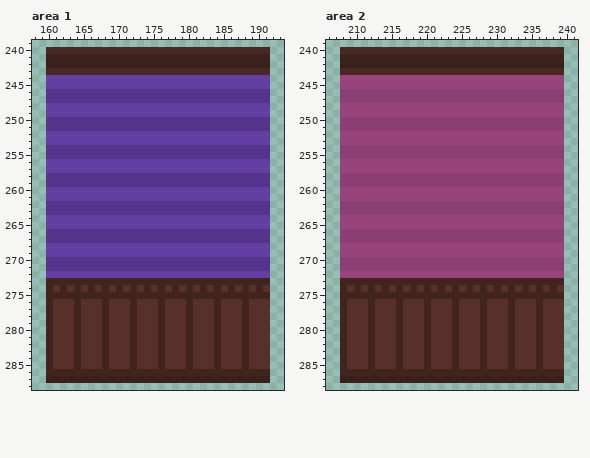
One commit to this pixel-art file: Game_House_asets.aseprite. That is the earlier state.
889x1000 pixels, 1 frame. Colours within 5 levels of each other are drawn and written as one. Shown: area 1: x 158..193, y 239..288; area 2: x 206..241, y 239..288. The old version is drawn lined up with the new one. The commit also changed other parts of the picture, which this record leaves out.
The same view after the edit:
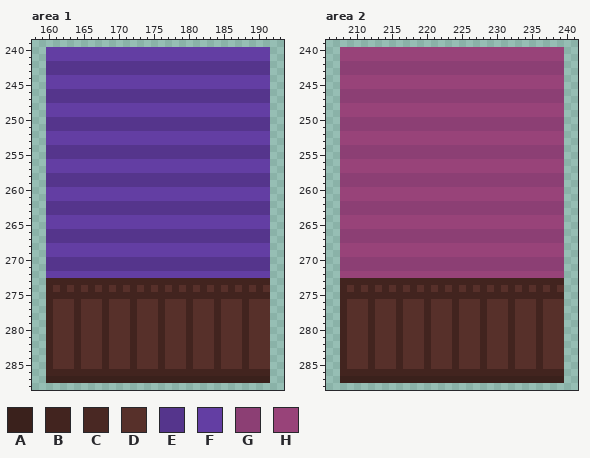
Palette (. is transparent): A #3a211c  B #42241f  C #492823  D #57302a  E #55358c  F #633ea3  G #8c3f74  H #984379
The exact change:
drawings rearranged on the sheet (the old picture shows each at its new place; 26 dropped ones are not shown)
--- area 1
@@ x 158..193 @@
 239 ....................................
-240 ..CCCCCCCCCCCCCCCCCCCCCCCCCCCCCCCC..
-241 ..AAAAAAAAAAAAAAAAAAAAAAAAAAAAAAAA..
-242 ..AAAAAAAAAAAAAAAAAAAAAAAAAAAAAAAA..
-243 ..CCCCCCCCCCCCCCCCCCCCCCCCCCCCCCCC..
+240 ..FFFFFFFFFFFFFFFFFFFFFFFFFFFFFFFF..
+241 ..FFFFFFFFFFFFFFFFFFFFFFFFFFFFFFFF..
+242 ..EEEEEEEEEEEEEEEEEEEEEEEEEEEEEEEE..
+243 ..EEEEEEEEEEEEEEEEEEEEEEEEEEEEEEEE..
 244 ..FFFFFFFFFFFFFFFFFFFFFFFFFFFFFFFF..
--- area 2
@@ x 206..241 @@
 239 ....................................
-240 ..CCCCCCCCCCCCCCCCCCCCCCCCCCCCCCCC..
-241 ..AAAAAAAAAAAAAAAAAAAAAAAAAAAAAAAA..
-242 ..AAAAAAAAAAAAAAAAAAAAAAAAAAAAAAAA..
-243 ..CCCCCCCCCCCCCCCCCCCCCCCCCCCCCCCC..
+240 ..HHHHHHHHHHHHHHHHHHHHHHHHHHHHHHHH..
+241 ..HHHHHHHHHHHHHHHHHHHHHHHHHHHHHHHH..
+242 ..GGGGGGGGGGGGGGGGGGGGGGGGGGGGGGGG..
+243 ..GGGGGGGGGGGGGGGGGGGGGGGGGGGGGGGG..
 244 ..HHHHHHHHHHHHHHHHHHHHHHHHHHHHHHHH..
Where, in picture pixels (left, top, right, bottom), the same in both pictures:
changed: (46, 47, 270, 75)
changed: (340, 47, 564, 75)
